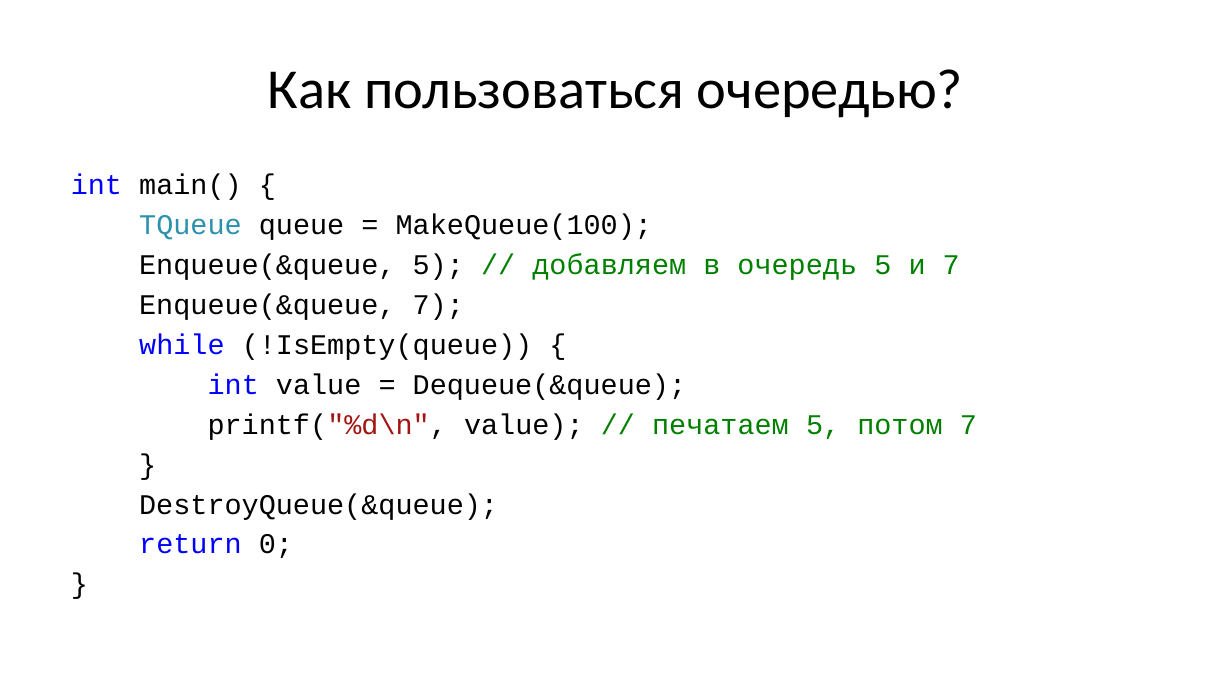
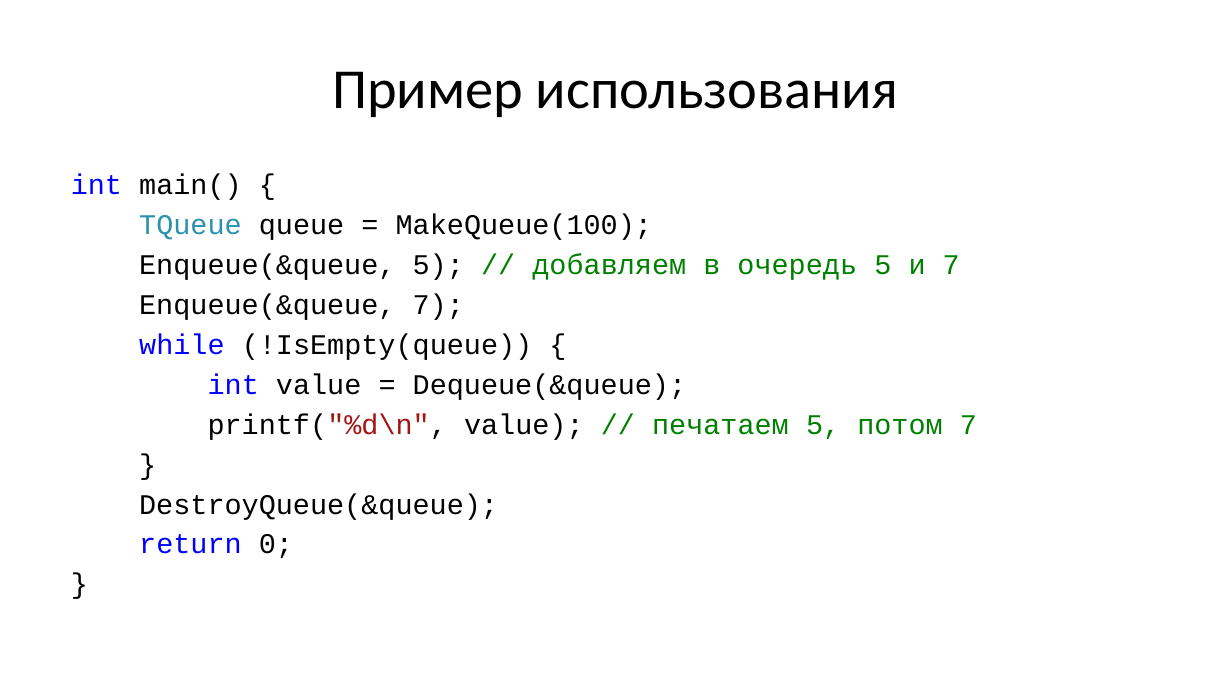
Before and after one commit to Evgueni-Petrov-aka-espetrov/Algorithms-and-Programming-in-C-pptx, a slide deck: slide 34 of 09 Списки (окончание) Графы.pptx. Drawn at 1232x693 pixels with LibreOffice and Linux fonts; fonts in the diff are those of the drawing. Boxes give left, top, right and bottom in pixels: in the first picture for what was removed or moved away, otherwise in the second. Text is boxed around its words. In the diff, an @@ line names an element or a change of style, - is before the commit and + after.

```diff
--- a/09 Списки (окончание) Графы.pptx
+++ b/09 Списки (окончание) Графы.pptx
@@ title at [332, 71, 899, 117]: text changed @@
-Как пользоваться очередью?
+Пример использования
```
Also in this commit, not shown: 19 other slides changed.
